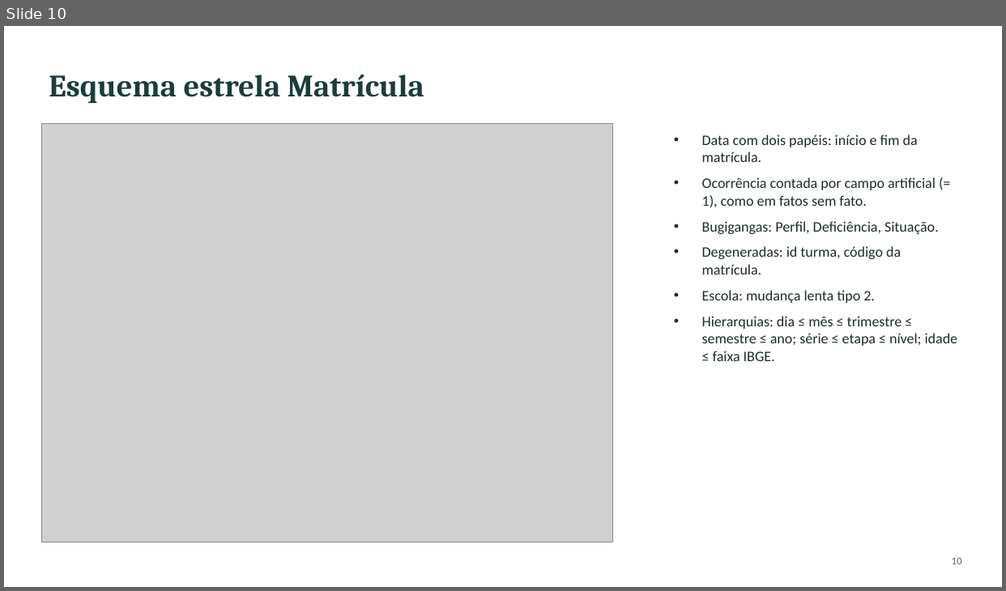
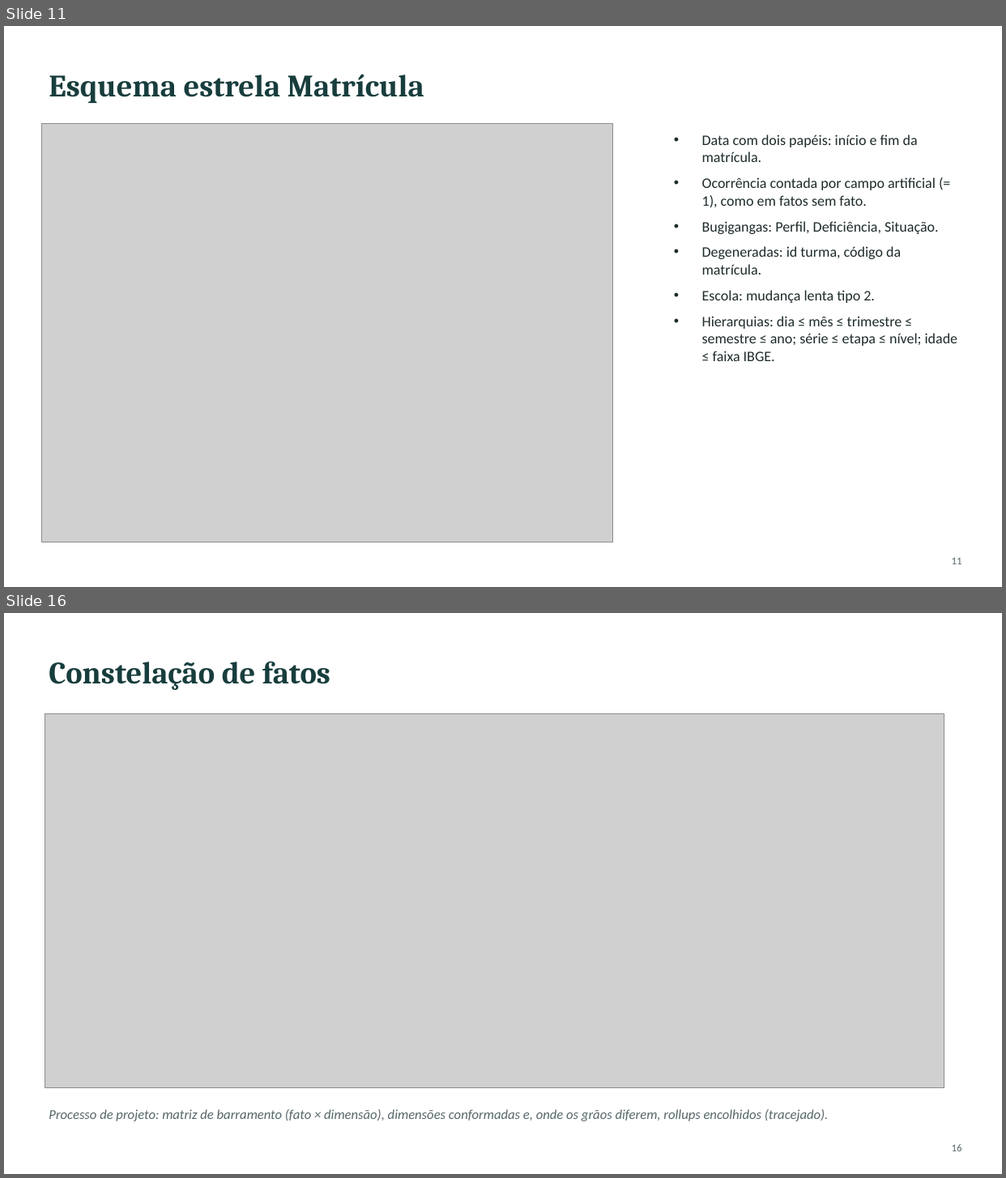
Before and after one commit to kevennlaranjeira/OLAP2026, a slide deck: docs/apresentacao/apresentacao-projeto1.pptx. Shown one above the other, each under a label of ours: slide 10 before the commit, slides 11 and 16 after it; the slides between them are not shown. The pictures are 1006x591 and 1006x1178 pixels, drawn with LibreOffice and Linux fonts; fonts in the diff are those of the drawing; grey boxes stand for pictures. Boxes give left, top, right and bottom in pixels: in the first picture for what was removed or moved away, otherwise in the second. Text is boxed around its words. In the diff, an @@ line names an element or a change of style, - is before the commit and + after.

```diff
--- a/docs/apresentacao/apresentacao-projeto1.pptx
+++ b/docs/apresentacao/apresentacao-projeto1.pptx
@@ slide 16 added at box(4, 613, 1002, 1174), background #FFFFFF @@
@@ text added at box(49, 661, 330, 690), 30 pt, text #183D3D, bold @@
+Constelação de fatos
@@ picture added at box(45, 714, 944, 1088) @@
@@ text added at box(49, 1110, 829, 1122), 13 pt, text #56676A, italic @@
+Processo de projeto: matriz de barramento (fato × dimensão), dimensões conformadas e, onde os grãos diferem, rollups encolhidos (tracejado).
@@ text added at box(952, 1144, 962, 1152), 10 pt, text #56676A @@
+16
@@ what was slide 10 is now slide 11 @@
@@ slide 11 changed as well @@
@@ text at box(952, 558, 962, 565): text changed @@
-10
+11
```
Also in this commit, not shown: 12 other slides changed, 6 other slides added, 3 slides removed, 3 other files.
